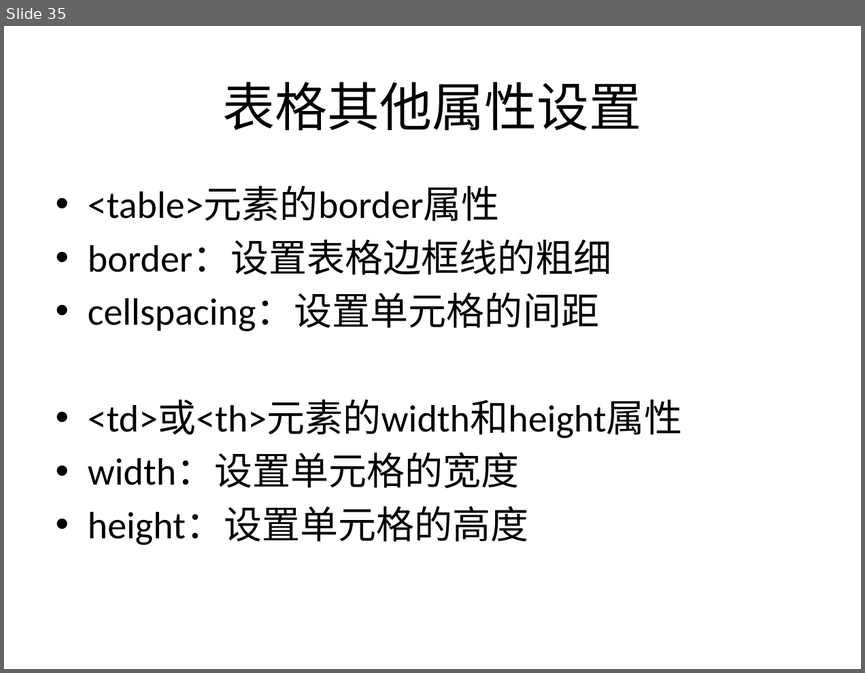
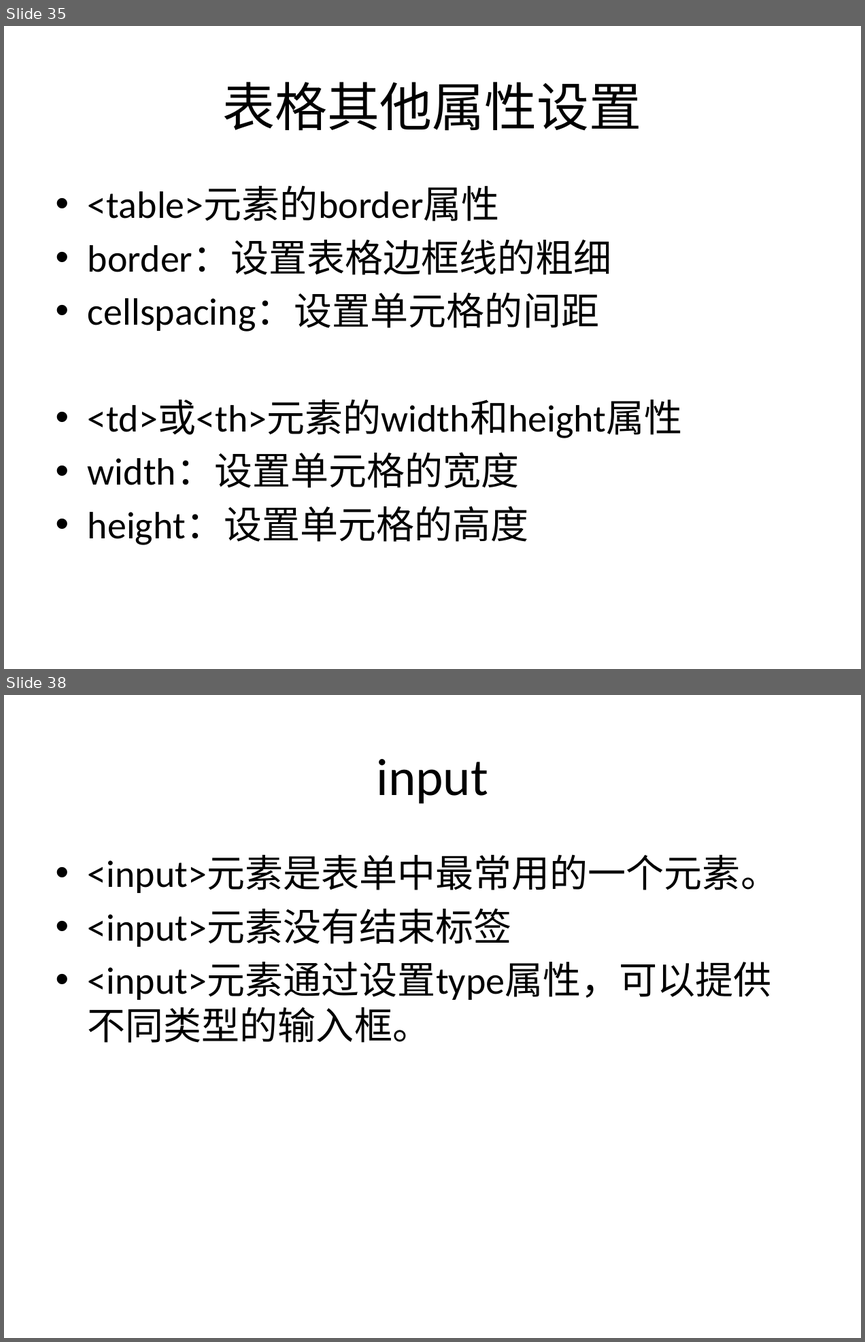
Before and after one commit to sans123wx/class, a slide deck: 网页设计与制作/html元素.pptx. Shown one above the other, each under a label of ours: slide 35 before the commit, slides 35 and 38 after it; the slides between them are not shown. The pictures are 865x673 and 865x1342 pixels, drawn with LibreOffice and Linux fonts; fonts in the diff are those of the drawing. Boxes give left, top, right and bottom in pixels: in the first picture for what was removed or moved away, otherwise in the second. Text is boxed around its words. In the diff, an @@ line names an element or a change of style, - is before the commit and + after.

```diff
--- a/网页设计与制作/html元素.pptx
+++ b/网页设计与制作/html元素.pptx
@@ slide 38 added at [4, 695, 861, 1338], background #FFFFFF @@
@@ title added at [377, 759, 489, 804], 44 pt, text #000000 @@
+input
@@ text added at [88, 855, 779, 1042], 32 pt, text #000000 @@
+• <input>元素是表单中最常用的一个元素。
+• <input>元素没有结束标签
+• <input>元素通过设置type属性，可以提供不同类型的输入框。
```
Also in this commit, not shown: 6 other slides added, 1 other file.
